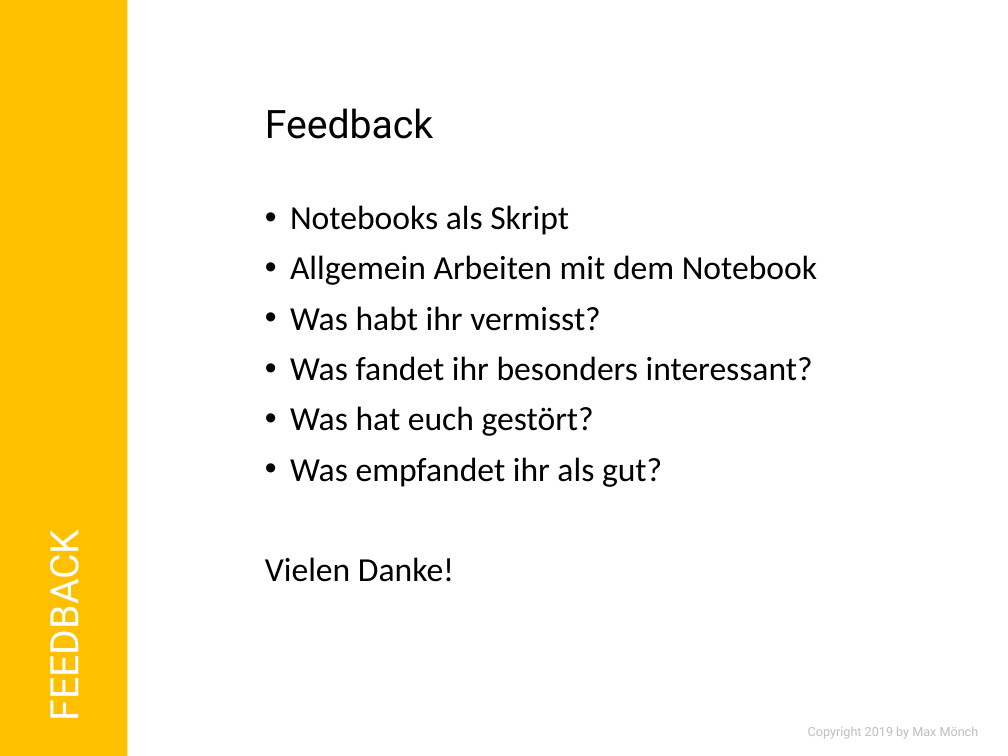
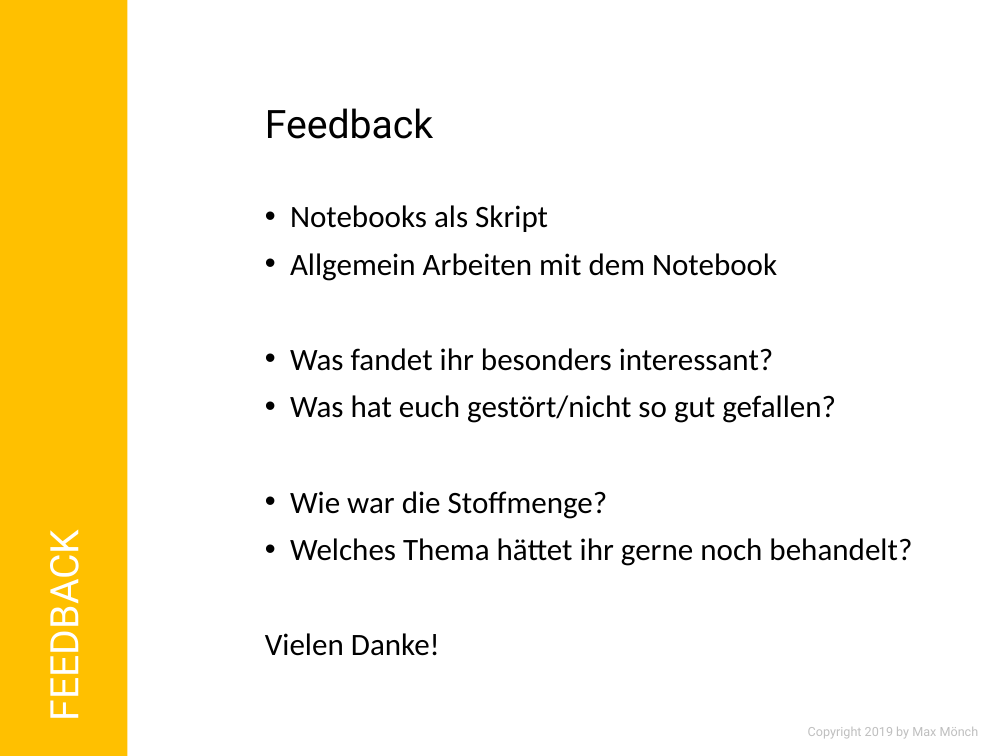
Before and after one commit to MonksterFX/pandas-basic, a slide deck: slide 26 of praesentation/pandas-basic.pptx (slide 16 before the commit). Drawn at 1008x756 pixels with LibreOffice and Linux fonts; fonts in the diff are those of the drawing; background and template pictures are left out. Boxes give left, top, right and bottom in pixels: in the first picture for what was removed or moved away, otherwise in the second. Text is boxed around its words. In the diff, an @@ line names an element or a change of style, - is before the commit and + after.

Commit message:
Small Fixes in Skript

```diff
--- a/praesentation/pandas-basic.pptx
+++ b/praesentation/pandas-basic.pptx
@@ text at [265, 205, 777, 656]: size 24 to 22.2 pt in "Notebooks als Skript", "Allgemein Arbeiten mit dem Notebook", "Was fandet ihr besonders interessant?", "Vielen Danke!" @@
@@ text at [290, 306, 601, 331]: paragraph removed @@
-• Was habt ihr vermisst?
@@ text at [290, 395, 912, 566]: text changed; size 24 to 22.2 pt @@
-• Was hat euch gestört?
-• Was empfandet ihr als gut?
+• Was hat euch gestört/nicht so gut gefallen?
+• Wie war die Stoffmenge?
+• Welches Thema hättet ihr gerne noch behandelt?
```
Also in this commit, not shown: 2 other slides changed, 10 slides added, 11 other files.
